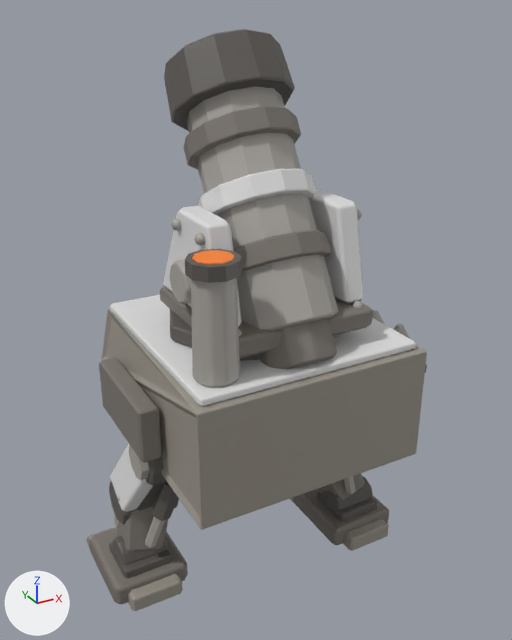
Before and after pictures for a commit that changed the glTF model game/models/crucible_mortar_bot.glb.
Both versions are drawn from a camera (50 mm lens) standing at (-0.888, -1.676, 1.658) and looking at (0.015, -0.035, 0.838). Every picture has the same lights, and +X, +Y and +Z are marked at lower left. The first picture is the older version. Vertices at exactly the same position are counted once.

The first picture shows 'Body', 'Turret'.
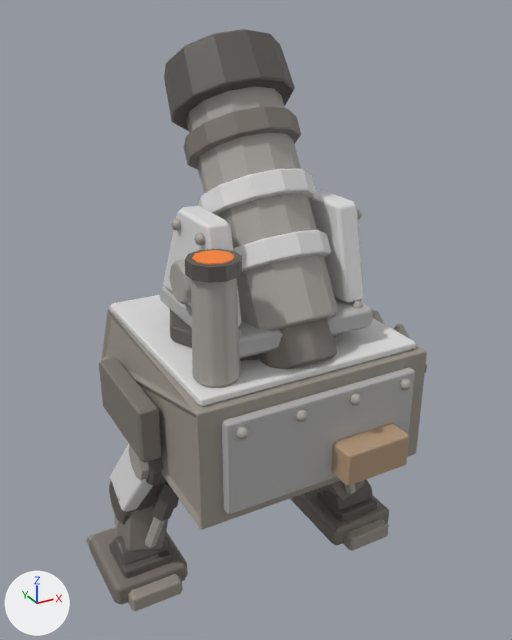
Location of each change, (x1, y1, x2, y2) in pixels of the pictures (512 x 640 px):
```json
{"part": 1, "of": "me_body", "change": "added", "after": [236, 427, 249, 440]}
{"part": 2, "of": "me_body", "change": "added", "after": [296, 409, 308, 422]}
{"part": 3, "of": "me_body", "change": "added", "after": [350, 394, 362, 405]}
{"part": 4, "of": "me_body", "change": "added", "after": [400, 379, 412, 390]}
{"part": 5, "of": "me_body", "change": "added", "after": [222, 367, 415, 514]}
{"part": 6, "of": "me_body", "change": "added", "after": [331, 423, 409, 486]}
{"part": 7, "of": "me_turret", "change": "recoloured", "before": [160, 230, 373, 358], "after": [160, 230, 373, 358], "on screen": "grey to light grey"}
```

The change, as JSON lines over the scene's bpy script:
```json
{"block": "me_body", "where": "# used by ob_body; location = (0.0, 0.0, 0.0)"}
{"op": "remove", "block": "me_body", "code": "me_body.from_pydata(...)  # 1590 vertices, 2956 faces; spans x -0.48..0.48, y -0.4..0.415, z 0.0..1.148"}
{"op": "add", "block": "me_body", "code": "me_body.from_pydata(...)  # 1742 vertices, 3236 faces; spans x -0.48..0.48, y -0.5..0.415, z 0.0..1.148"}
{"block": "me_body", "change": "me_body part 1: a new loose piece, a UV sphere (8 segments, 4 rings, poles along z) spanning x -0.256..-0.224, y -0.451..-0.419, z 0.744..0.776, in mat_defaultmaterial"}
{"block": "me_body", "change": "me_body part 2: a new loose piece, a UV sphere (8 segments, 4 rings, poles along z) spanning x -0.096..-0.064, y -0.451..-0.419, z 0.744..0.776, in mat_defaultmaterial"}
{"block": "me_body", "change": "me_body part 3: a new loose piece, a UV sphere (8 segments, 4 rings, poles along z) spanning x 0.064..0.096, y -0.451..-0.419, z 0.744..0.776, in mat_defaultmaterial"}
{"block": "me_body", "change": "me_body part 4: a new loose piece, a UV sphere (8 segments, 4 rings, poles along z) spanning x 0.224..0.256, y -0.451..-0.419, z 0.744..0.776, in mat_defaultmaterial"}
{"block": "me_body", "change": "me_body part 5: a new loose piece of 24 vertices spanning x -0.28..0.28, y -0.43..-0.4, z 0.53..0.79, in mat_defaultmaterial"}
{"block": "me_body", "change": "me_body part 6: a new loose piece of 24 vertices spanning x 0.02..0.22, y -0.5..-0.42, z 0.55..0.65, in mat_defaultmaterial"}
{"block": "me_turret", "where": "me_turret.from_pydata(...)  # 864 vertices, 1624 faces; spans x -0.256..0.256, y -0.318..0.324, z -0.08..0.772"}
{"block": "me_turret", "where": "# used by ob_turret; location = (0.0, -0.06, 0.84)"}
{"block": "me_turret", "change": "me_turret part 7: 136 kept faces spanning x -0.22..0.22, y -0.26..0.18, z 0.04..0.321 get new vertex colours; the middle colour goes from grey #7c766f to light grey #e1e1e1"}
```
